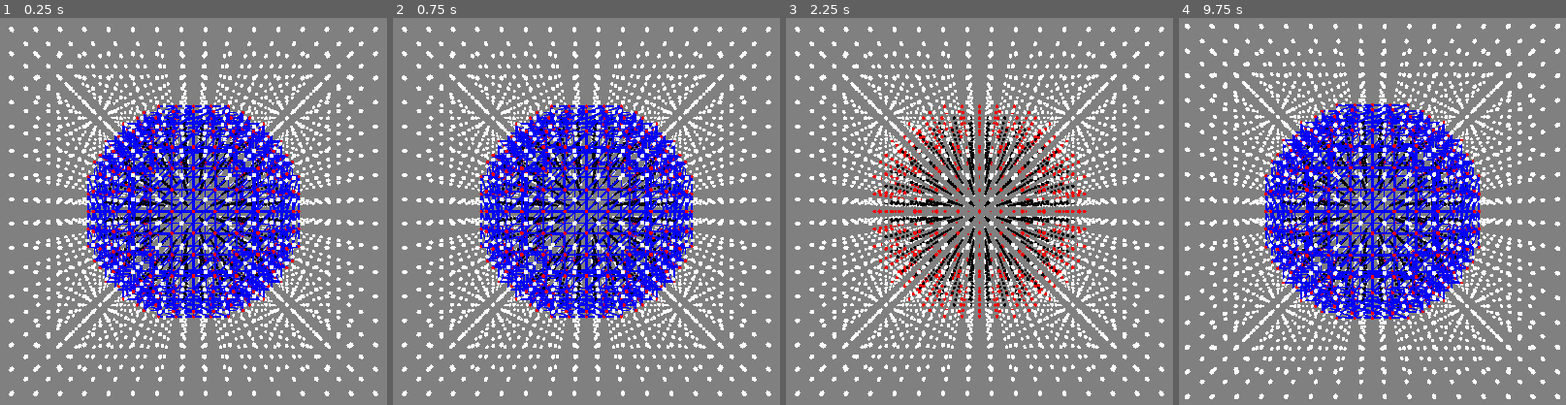
Above: before the commit, frames 1-4 (left to right).
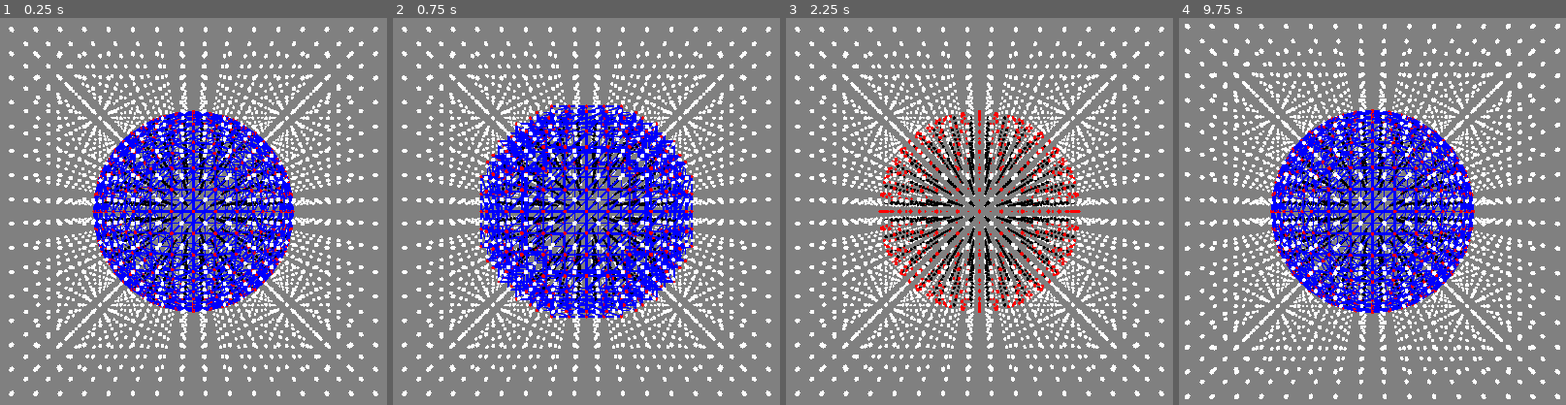
Above: after the commit, the same moments.

Repository: PierreBeur/naive-surface-nets-3d
Game: Godot game, scene res://scenes/main.tscn
Two runs of this game, one before a commit and one after it. Both use one fixed random seed, a clock stepped at 60 frames per second and the inputs below.
Inputs (mouse positions are in pixels of both pictures, inside the frame that each line leads up to):
- Up to frame 1 (0.25 s): no input
- Up to frame 2 (0.75 s): tap Enter at 0.5 s; move the mouse to (756, 188) at 0.52 s; hold 4 (toggle_interpolation) from 0.53 s (still down); click (756, 188) at 0.67 s
- Up to frame 3 (2.25 s): tap Space at 1.25 s; move the mouse to (824, 234) at 1.27 s; release 4 (toggle_interpolation) at 1.28 s; tap 4 (toggle_interpolation) at 1.35 s; click (824, 234) at 1.42 s; tap Enter at 2 s; move the mouse to (1056, 114) at 2.02 s; hold 3 (toggle_show_edges) from 2.03 s (still down); click (1056, 114) at 2.17 s
- Up to frame 4 (9.75 s): tap 4 (toggle_interpolation) at 2.3, 3.05, 3.8, 4.55, 5.3, 5.85, 7.55, 8.3, 9.05 s; tap Space at 2.75, 4.25 s; move the mouse to (1333, 300) at 2.77 s; release 3 (toggle_show_edges) at 2.78 s; tap 1 (toggle_show_grid_points) at 2.85 s; click (1333, 300) at 2.92 s; tap Enter at 3.5 s; move the mouse to (outside the picture) at 3.52 s; hold 2 (toggle_show_vertices) 3.53-4.28 s; click (outside the picture) at 3.67 s; move the mouse to (outside the picture) at 4.27 s; tap Mouse wheel up (zoom_in) at 4.35 s; click (outside the picture) at 4.42 s; move the mouse to (1411, 211) at 5.02 s; hold Mouse wheel down (zoom_out) 5.03-5.78 s; click (1411, 211) at 5.17 s; move the mouse to (1256, 103) at 5.77 s; click (1256, 103) at 5.92 s; move the mouse to (1542, 188) at 6.52 s; hold 4 (toggle_interpolation) 6.53-7.28 s; click (1542, 188) at 6.67 s; move the mouse to (1217, 234) at 7.27 s; tap 3 (toggle_show_edges) at 7.35 s; click (1217, 234) at 7.42 s; move the mouse to (1449, 114) at 8.02 s; hold 1 (toggle_show_grid_points) 8.03-8.78 s; click (1449, 114) at 8.17 s; move the mouse to (1333, 300) at 8.77 s; tap 2 (toggle_show_vertices) at 8.85 s; click (1333, 300) at 8.92 s; move the mouse to (outside the picture) at 9.52 s; hold Mouse wheel up (zoom_in) from 9.53 s (still down); click (outside the picture) at 9.67 s

The runs differ from the first frame. In frame 1, 9.2% of the frame differs, in the area x 22-78%, y 22-78%; in frame 2, nothing differs; in frame 3, 3.3%; in frame 4, 9.4%.

Commit message:
Update main.gd

Diff:
--- a/scripts/main.gd
+++ b/scripts/main.gd
@@ -154,8 +154,30 @@
 									edges.append([Vector3i(x, y, z), Vector3i(x-1, y-1, z)])
 									edges.append([Vector3i(x, y-1, z), Vector3i(x-1, y-1, z)])
 									edges.append([Vector3i(x-1, y, z), Vector3i(x-1, y-1, z)])
-					# Create vertex
-					var position := get_vertex_position_3i(x, y ,z)
+					# Approximate position of zero value along edges with sign change
+					var cell_grid_edge_zeroes := []
+					for edge_index in EDGE_INDICES:
+						var value_a : float = cell_grid_points[edge_index[0]].w
+						var value_b : float = cell_grid_points[edge_index[1]].w
+						cell_grid_edge_zeroes.append(value_a / (value_a - value_b))
+					var cell_grid_edge_zero_positions := []
+					for i in 12:
+						var cell_grid_edge_zero : float = cell_grid_edge_zeroes[i]
+						if 0.0 <= cell_grid_edge_zero and cell_grid_edge_zero <= 1.0:
+							var edge_index_a : int = EDGE_INDICES[i][0]
+							var edge_index_b : int = EDGE_INDICES[i][1]
+							var point_a := v4_to_v3(cell_grid_points[edge_index_a])
+							var point_b := v4_to_v3(cell_grid_points[edge_index_b])
+							var point := point_a.lerp(point_b, cell_grid_edge_zero)
+							cell_grid_edge_zero_positions.append(point)
+					# Average zero value positions
+					var position := Vector3.ZERO
+					for cell_grid_edge_zero_position in cell_grid_edge_zero_positions:
+						position += cell_grid_edge_zero_position
+					position /= len(cell_grid_edge_zero_positions)
+#					# Create vertex
+					if not interpolation:
+						position = get_vertex_position_3i(x, y ,z)
 					var vertex := Vector4(position.x, position.y, position.z, true)
 					vertices.append(vertex)
 				else:
